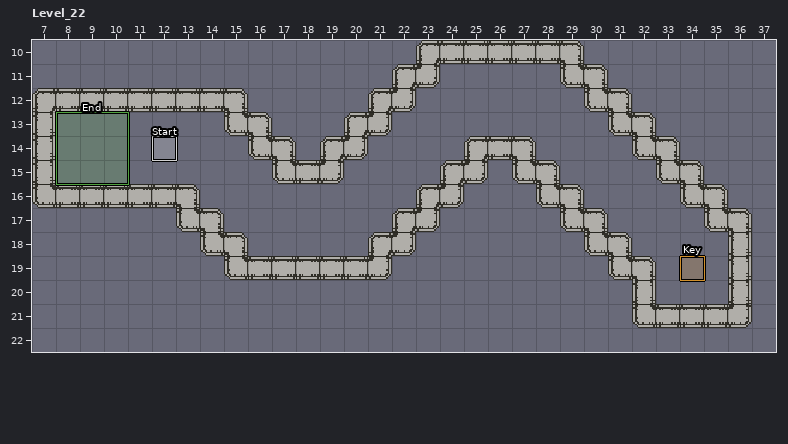
Two states of a LDtk project, source/data/world.ldtk. The picture above was drawn from the file before the commit.
Cells are 16x16 px. Shown: Level_22 x 7..37, y 10..22.
New version:
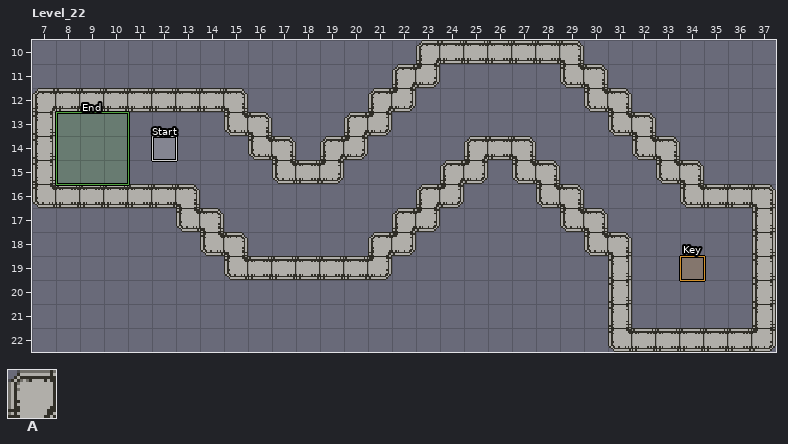
Key: from "Walls": A 1.
_ is an empty cell, . an unchanged one.
The edit:
--- layer "Walls"
@@ x 31..37 @@
-16 .....__
-17 ....AA_
-18 .....A_
-19 .A...A_
-20 _A...A_
-21 _AAAAA_
-22 _______
+16 .....AA
+17 ....__A
+18 ....._A
+19 ._..._A
+20 A_..._A
+21 A_____A
+22 AAAAAAA
